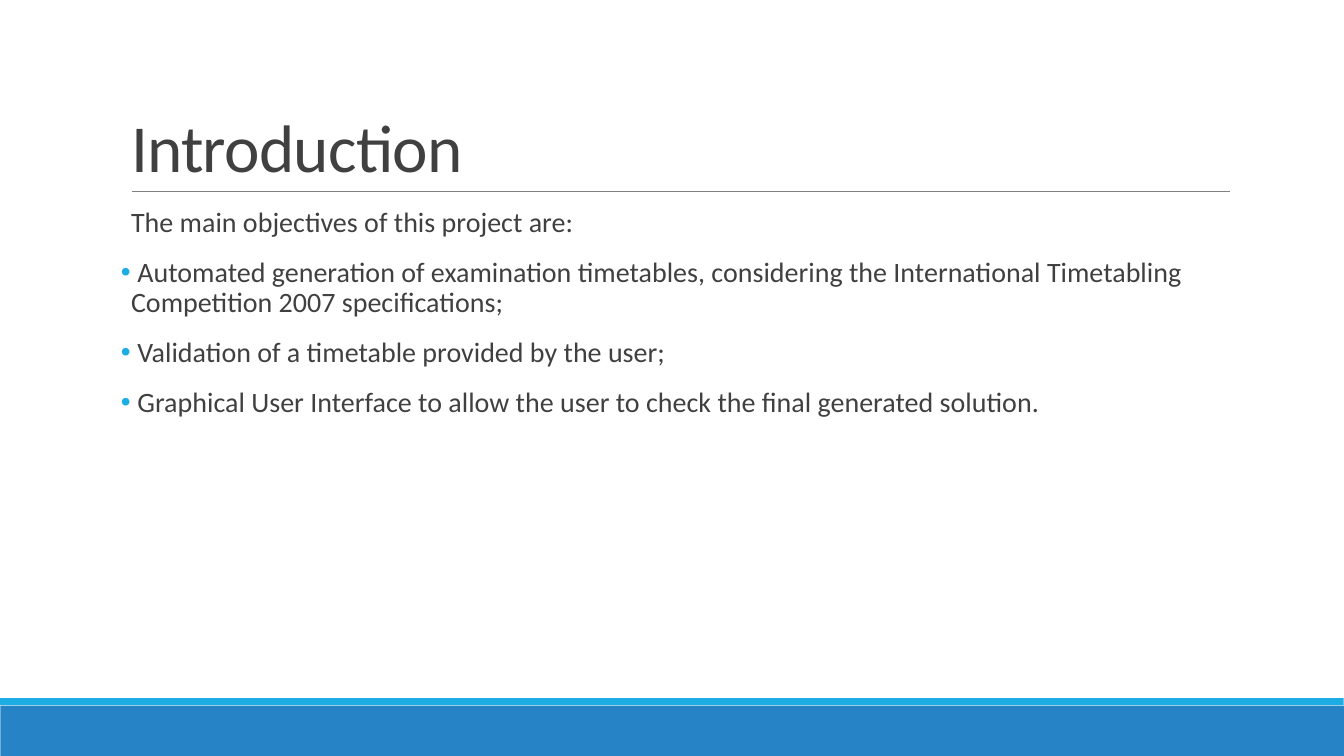
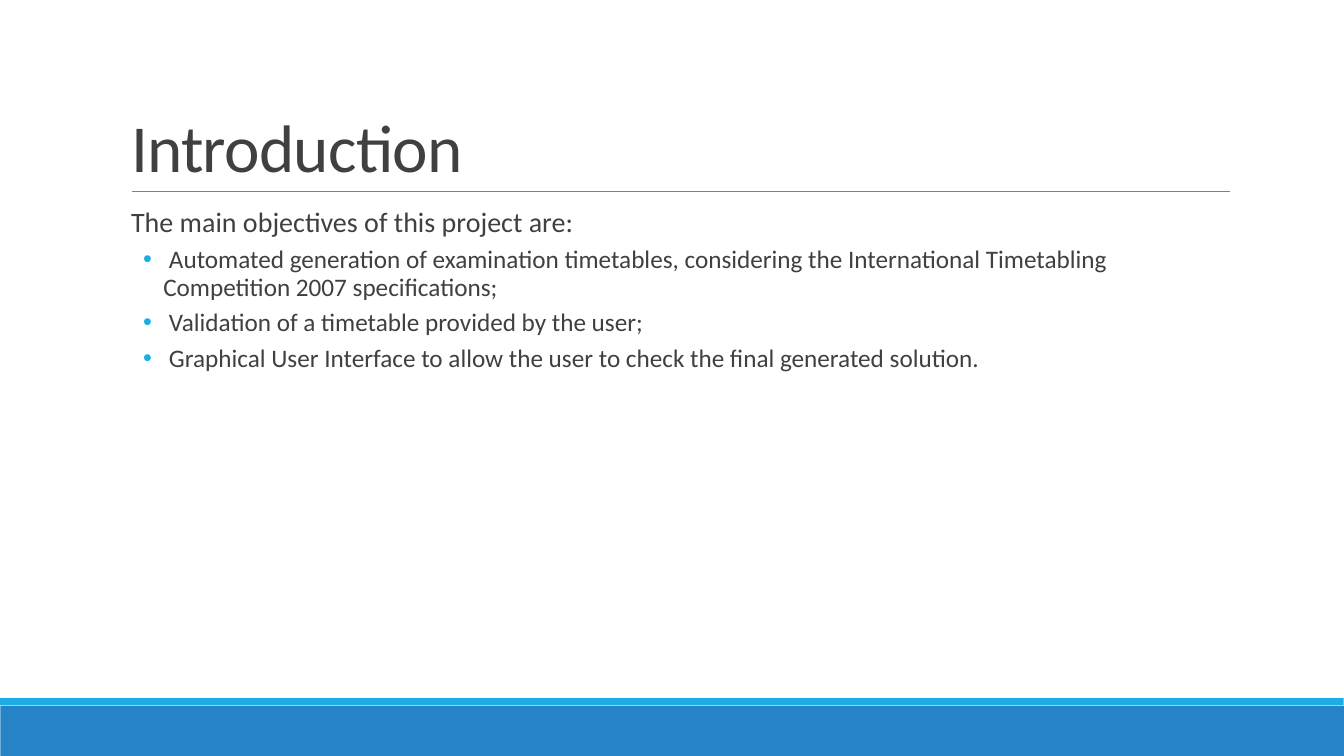
Before and after one commit to devilsdante/isel-examtimetabling-2014-2015, a slide deck: slide 4 of doc/Apresentação Oral/Examination Timetabling Automation using Hybrid Meta-heuristics.pptx. Drawn at 1344x756 pixels with LibreOffice and Linux fonts; fonts in the diff are those of the drawing. Boxes give left, top, right and bottom in pixels: in the first picture for what was removed or moved away, otherwise in the second. Text is boxed around its words. In the diff, an @@ line names an element or a change of style, - is before the commit and + after.

```diff
--- a/doc/Apresentação Oral/Examination Timetabling Automation using Hybrid Meta-heuristics.pptx
+++ b/doc/Apresentação Oral/Examination Timetabling Automation using Hybrid Meta-heuristics.pptx
@@ text "The main objectives of this ..." at (131, 212, 1107, 372): size 20 to 18 pt in "Automated generation of examination timetables, considering  ...", "Validation of a timetable provided by the ...", "Graphical User Interface to allow the user ..."; less space between paragraphs; list level 1 to 2 in "Automated generation of examination timetables, ..."; list level 1 to 2 in "Validation of a timetable provided ..."; list level 1 to 2 in "Graphical User Interface to allow ..." @@
```
Also in this commit, not shown: 4 other slides changed, 8 slides added, 2 other files.
